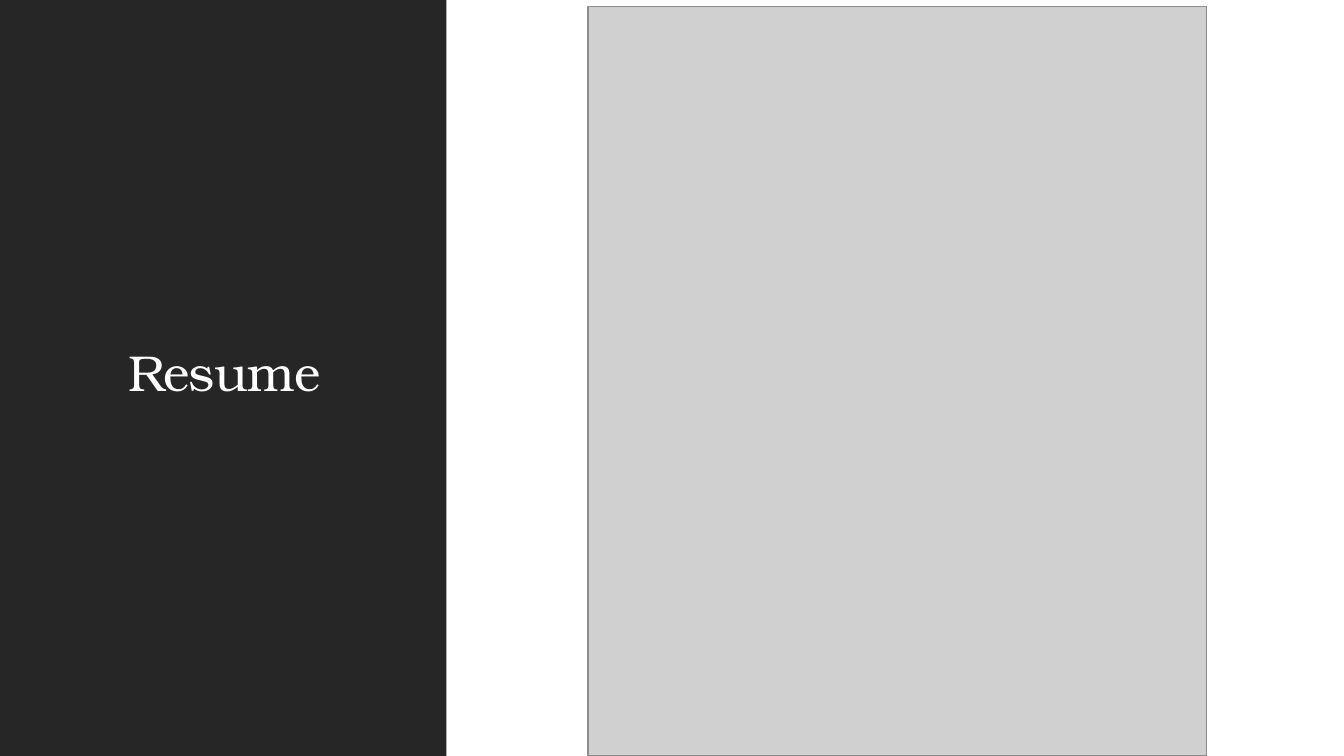
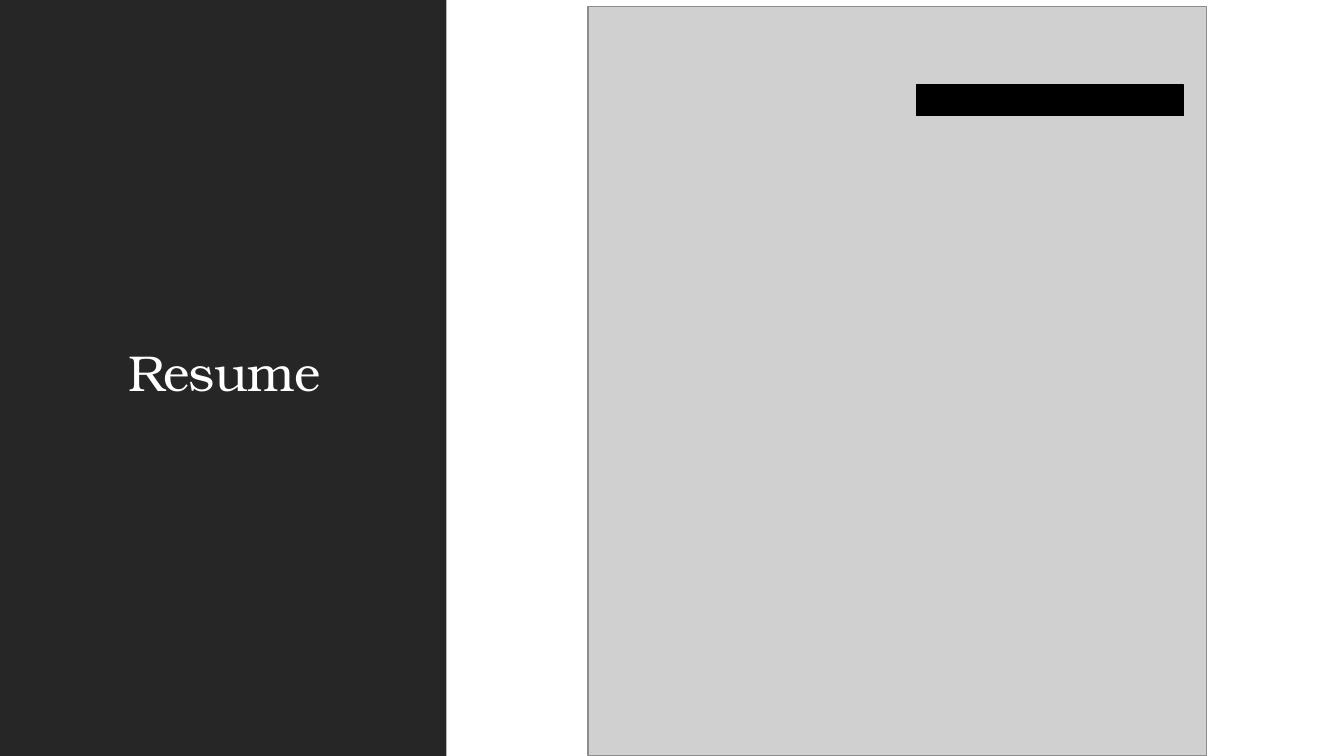
Before and after one commit to Ploppa-Smurph/ctec107_SkillsforITSuccess, a slide deck: slide 3 of ePortfolio/JSWePort.pptx. Drawn at 1344x756 pixels with LibreOffice and Linux fonts; fonts in the diff are those of the drawing; grey boxes stand for pictures. Boxes give left, top, right and bottom in pixels: in the first picture for what was removed or moved away, otherwise in the second. Text is boxed around its words. In the diff, an @@ line names an element or a change of style, - is before the commit and + after.

```diff
--- a/ePortfolio/JSWePort.pptx
+++ b/ePortfolio/JSWePort.pptx
@@ rectangle added at bbox=[917, 85, 1184, 116], fill #000000, outline #000000 1.25 pt @@
```
Also in this commit, not shown: 6 other slides changed, 1 slide added, 1 slide removed, 1 other file.
